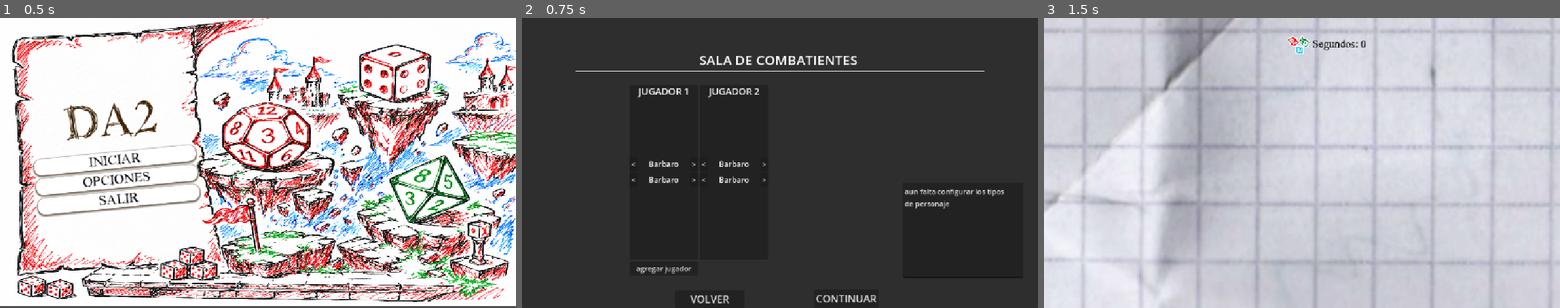
Above: before the commit, frames 1-3 (left to right).
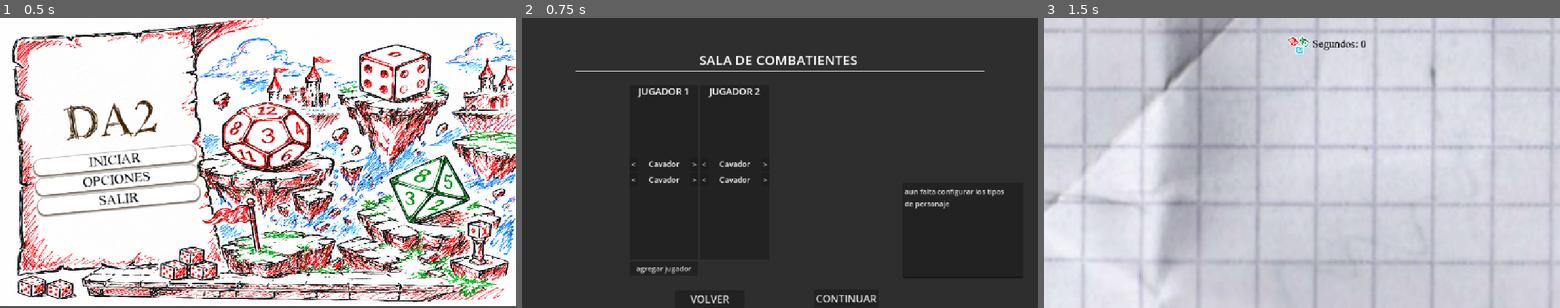
Above: after the commit, the same moments.

Repository: Pablo7776/Motores_Graficos
Game: Godot game, scene res://Escenas/menu_principal.tscn
The game is run twice, just before and just after one commit, with the same random seed, the same clock (stepped at 60 frames per second) and the same inputs. The engine's default icon, where the game draws it, is replaced by a stand-in: a white triangle on a blue panel in a dark square.
Inputs:
- Up to frame 1 (0.5 s): no input
- Up to frame 2 (0.75 s): click "INICIAR" at 0.5 s
- Up to frame 3 (1.5 s): click "CONTINUAR" at 1.25 s

Frame 1 is identical in both runs. In frame 2, 0.5% of the frame differs, in the area x 24-48%, y 24-57%; in frame 3, nothing differs.
Error before the commit: Invalid access to property or key 'jugadores' on a base object of type 'Node (DatosPartida.gd)'. (res://juego/main.gd:7)

Commit message:
fix señal emit

Diff:
--- a/da-2-zafarrancho/juego/main.gd
+++ b/da-2-zafarrancho/juego/main.gd
@@ -4,4 +4,4 @@
 signal iniciar
 
 func _ready() -> void:
-	iniciar.emit(DatosPartida.jugadores, DatosPartida.personajes)  #✨Armado en Clase
+	iniciar.emit(DatosPartida.cantidad_jugadores, DatosPartida.personajes_por_jugador)  #✨Armado en Clase
--- a/da-2-zafarrancho/selector.gd
+++ b/da-2-zafarrancho/selector.gd
@@ -5,7 +5,7 @@
 @onready var prev: Button = $prev
 @onready var nombre_del_heroe: Label = $"Nombre del Heroe"
 
-var heroes = ["Barbaro", "Mago","Cazador"]
+var heroes = ["Cavador", "Castigador"]
 var indice := 0
 
 func _ready():
